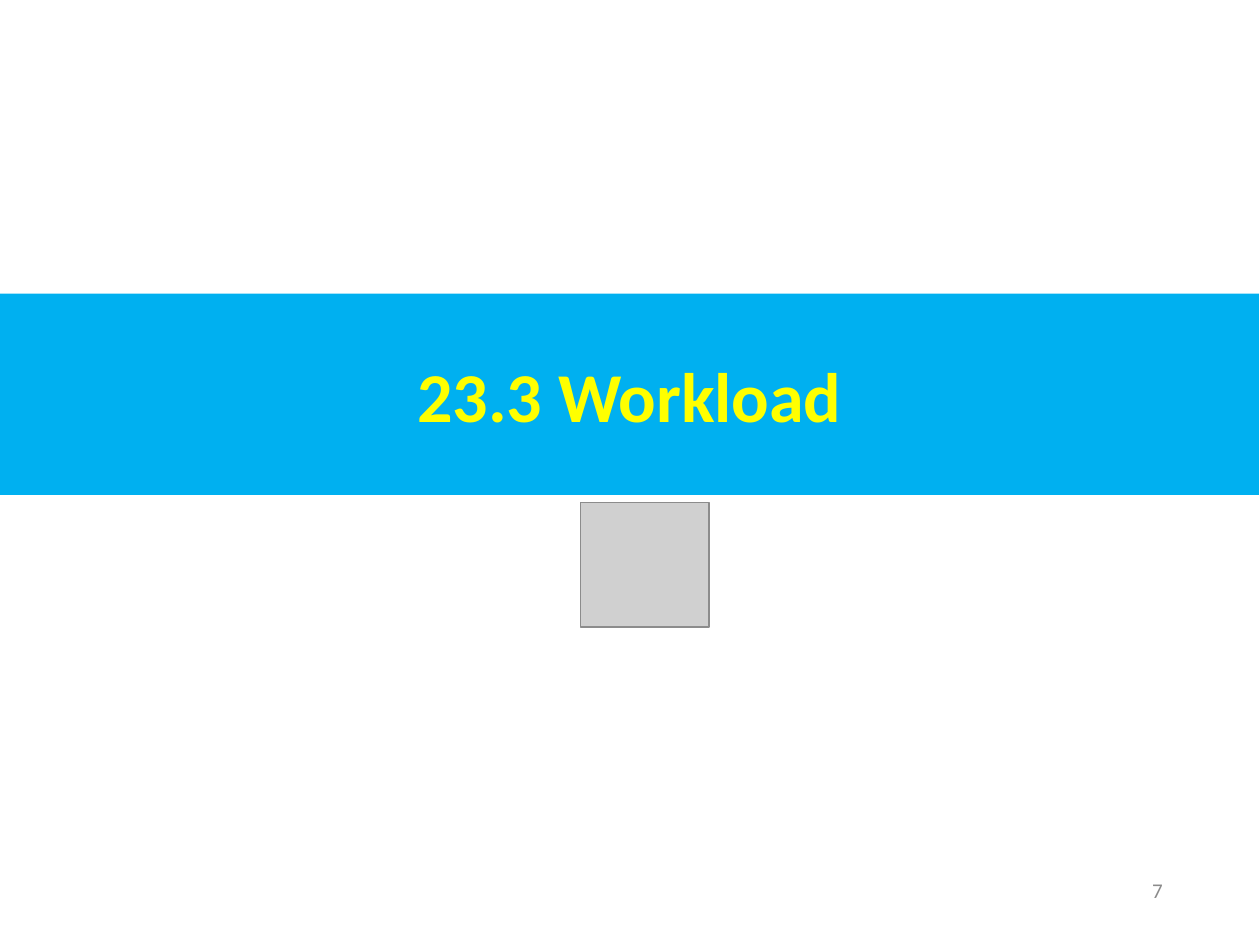
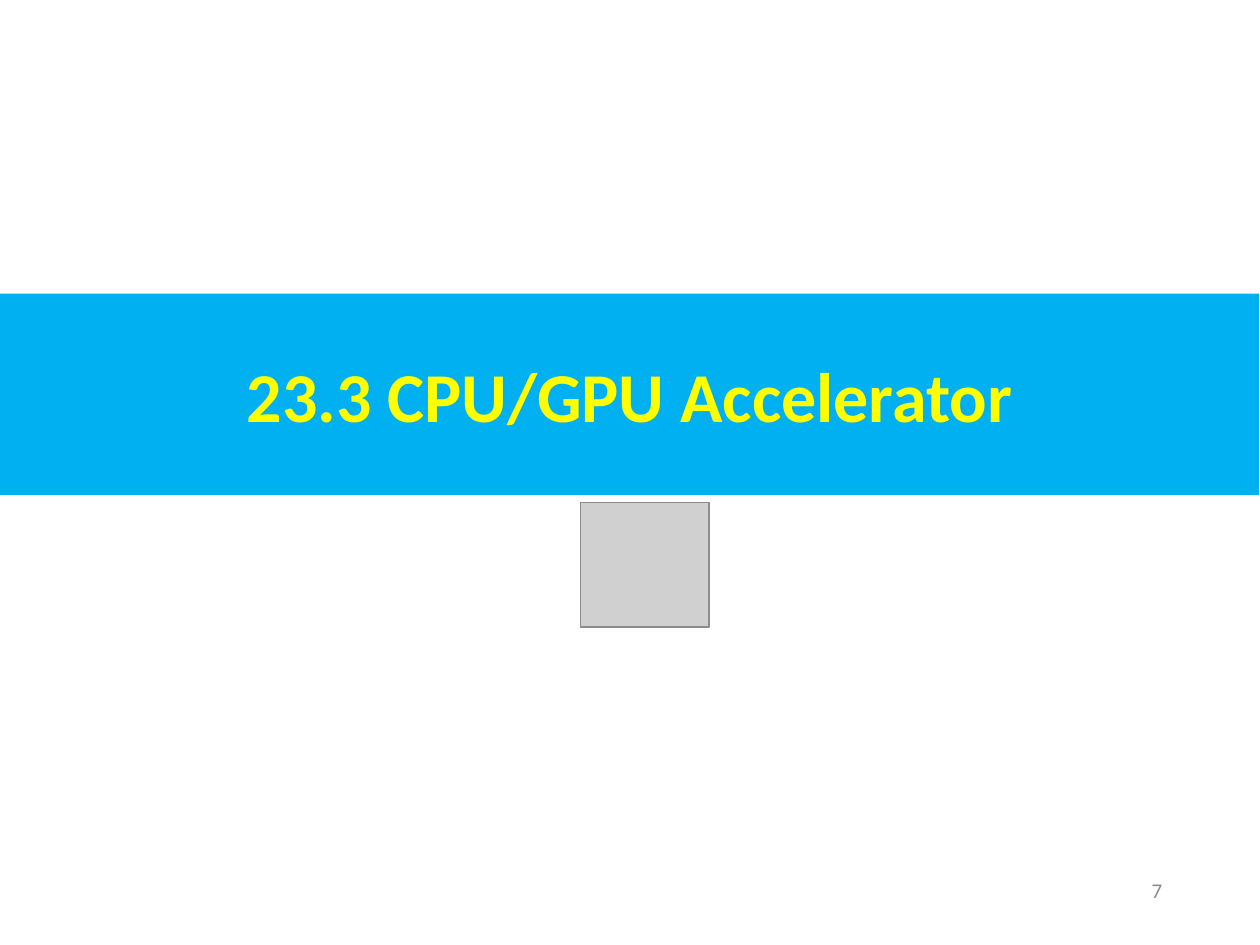
Before and after one commit to peterhchen/AIU_CS800_Chisel, a slide deck: slide 7 of 500_UCSC_HWD/023_Taskflow/000_Video/023.Taskflow.ppt. Drawn at 1260x945 pixels with LibreOffice and Linux fonts; fonts in the diff are those of the drawing; grey boxes stand for pictures. Boxes give left, top, right and bottom in pixels: in the first picture for what was removed or moved away, otherwise in the second. Text is boxed around its words. In the diff, an @@ line names an element or a change of style, - is before the commit and + after.

```diff
--- a/500_UCSC_HWD/023_Taskflow/000_Video/023.Taskflow.ppt
+++ b/500_UCSC_HWD/023_Taskflow/000_Video/023.Taskflow.ppt
@@ text in rectangle at (247, 373, 1012, 426): text changed @@
-23.3 Workload
+23.3 CPU/GPU Accelerator
```
Also in this commit, not shown: 1 other slide changed, 4 slides added.
